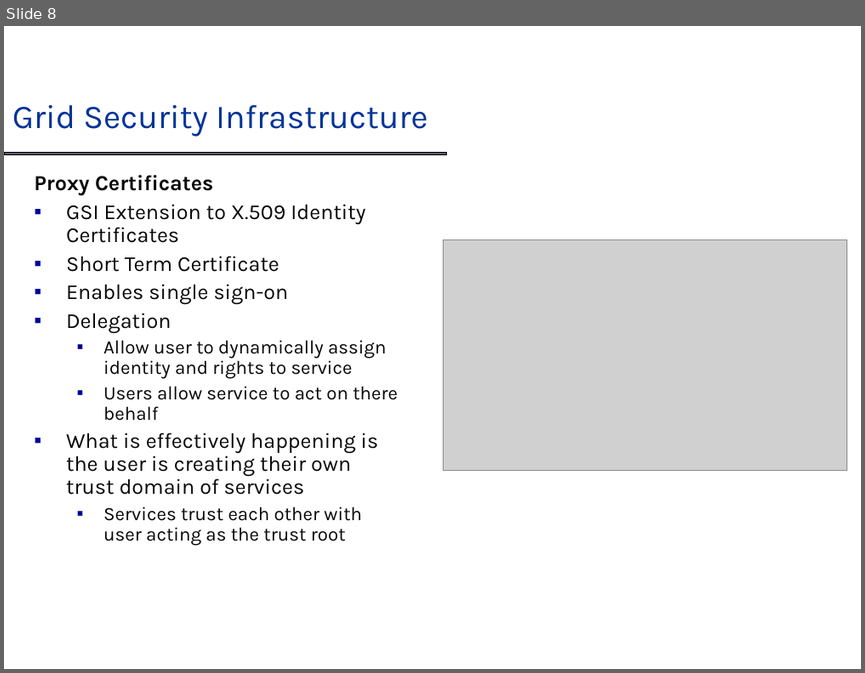
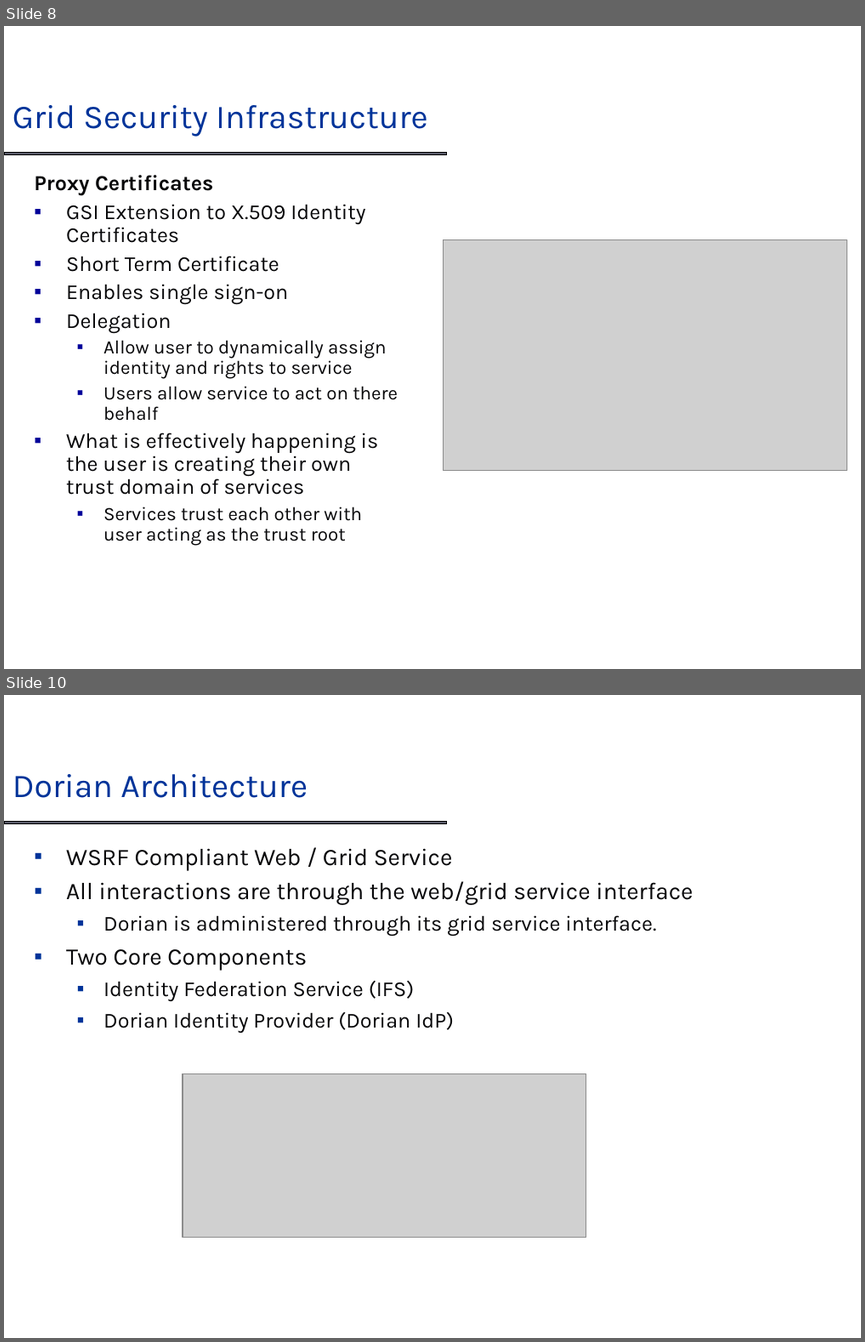
Before and after one commit to NCIP/cagrid-portal, a slide deck: cagrid-1-0/Documentation/presentations/dorian/Dorian_DIALOGUE2.ppt. Shown one above the other, each under a label of ours: slide 8 before the commit, slides 8 and 10 after it; the slides between them are not shown. The pictures are 865x673 and 865x1342 pixels, drawn with LibreOffice and Linux fonts; fonts in the diff are those of the drawing; grey boxes stand for pictures; background and template pictures are left out. Boxes give left, top, right and bottom in pixels: in the first picture for what was removed or moved away, otherwise in the second. Text is boxed around its words. In the diff, an @@ line names an element or a change of style, - is before the commit and + after.

```diff
--- a/cagrid-1-0/Documentation/presentations/dorian/Dorian_DIALOGUE2.ppt
+++ b/cagrid-1-0/Documentation/presentations/dorian/Dorian_DIALOGUE2.ppt
@@ slide 10 added at <box>4,695,861,1338</box>, background #FFFFFF; not listed: 1 template element that a slide beside it also shows @@
@@ title added at <box>12,774,307,798</box>, 28 pt, text #003399 @@
+Dorian Architecture
@@ text added at <box>66,848,692,1032</box>, 18 pt, text #070709 @@
+▪ WSRF Compliant Web / Grid Service
+▪ All interactions are through the web/grid service interface
+  ▪ Dorian is administered through its grid service interface.
+▪ Two Core Components
+  ▪ Identity Federation Service (IFS)
+  ▪ Dorian Identity Provider (Dorian IdP)
@@ picture added at <box>182,1074,585,1237</box> @@
```
Also in this commit, not shown: 1 slide changed, 4 other slides added.
